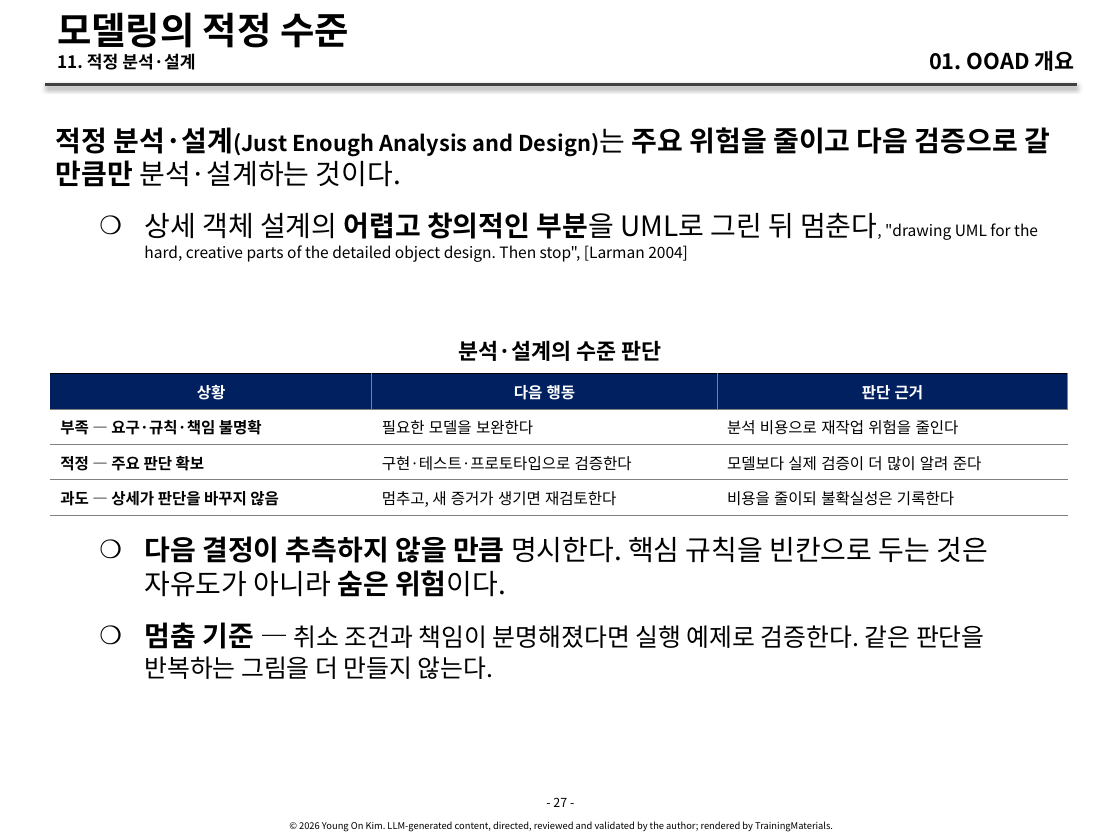
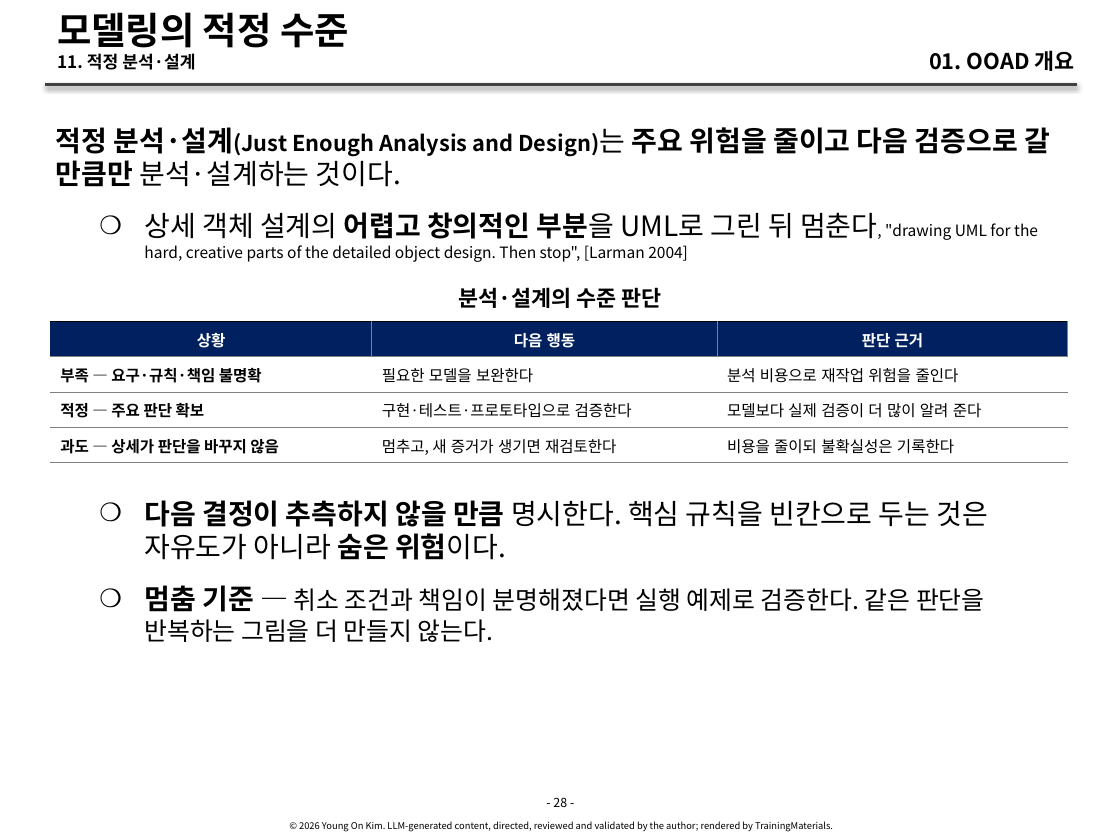
Before and after one commit to YoungSan77/TrainingMaterials, a slide deck: slide 28 of courses/ooad/sessions/s01.pptx (slide 27 before the commit). Drawn at 1120x840 pixels with LibreOffice and Linux fonts; fonts in the diff are those of the drawing. Boxes give left, top, right and bottom in pixels: in the first picture for what was removed or moved away, otherwise in the second. Text is boxed around its words. In the diff, an @@ line names an element or a change of style, - is before the commit and + after.

```diff
--- a/courses/ooad/sessions/s01.pptx
+++ b/courses/ooad/sessions/s01.pptx
@@ text "분석·설계의 수준 판단" moved from (x1=458, y1=340, x2=661, y2=361) to (x1=458, y1=287, x2=661, y2=308) @@
@@ table resized from (x1=50, y1=374, x2=1067, y2=840) to (x1=50, y1=321, x2=1067, y2=796) @@
@@ text "다음 결정이 추측하지 않을 만큼 ..." moved from (x1=144, y1=536, x2=989, y2=679) to (x1=144, y1=500, x2=989, y2=642) @@
@@ text at (x1=553, y1=797, x2=567, y2=807): text changed @@
-- 27 -
+- 28 -
```
Also in this commit, not shown: 32 other slides changed, 1 slide added, 10 other files.
